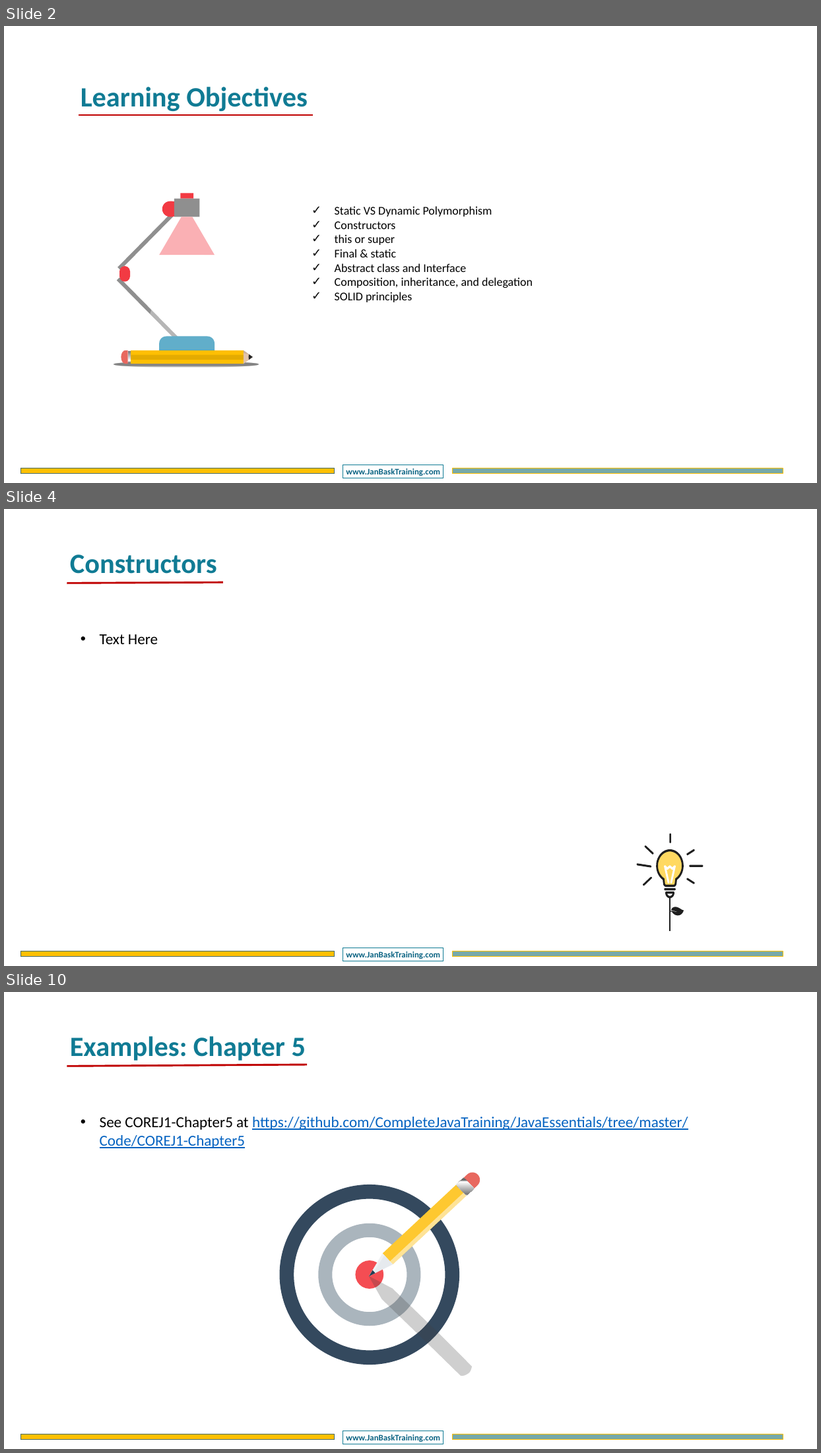
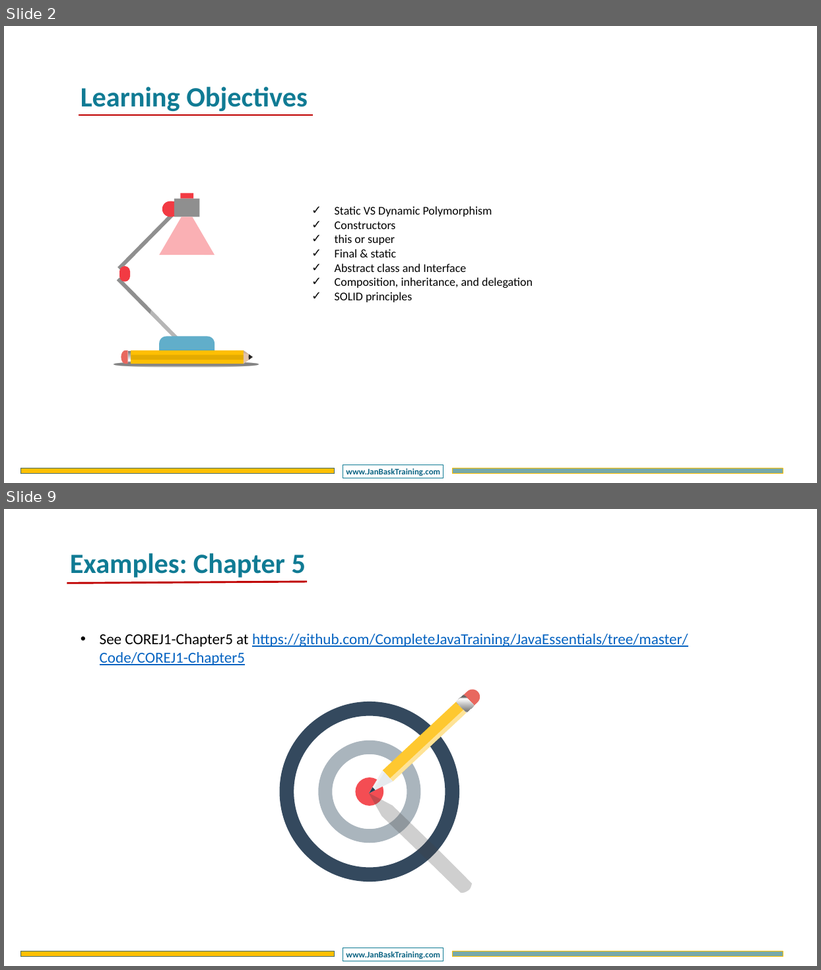
Before and after one commit to CompleteJavaTraining/JavaEssentials, a slide deck: slides/COREJ1/COREJ1 - Chapter5.pptx. Shown one above the other, each under a label of ours: slides 2, 4 and 10 before the commit, slides 2 and 9 after it; the slides between them are not shown. The pictures are 821x1453 and 821x970 pixels, drawn with LibreOffice and Linux fonts; fonts in the diff are those of the drawing; background and template pictures are left out. Boxes give left, top, right and bottom in pixels: in the first picture for what was removed or moved away, otherwise in the second. Text is boxed around its words. In the diff, an @@ line names an element or a change of style, - is before the commit and + after.

```diff
--- a/slides/COREJ1/COREJ1 - Chapter5.pptx
+++ b/slides/COREJ1/COREJ1 - Chapter5.pptx
@@ slide 4 removed at (4,509,817,966), background #FFFFFF; not listed: 3 template elements that a slide beside it also shows @@
@@ text removed at (70,555,217,574) @@
-Constructors
@@ line removed from (67, 583) to (223, 582) @@
@@ text removed at (100,634,158,644) @@
-• Text Here
@@ group removed at (637,834,704,931): 13 freeform shapes, 1 line @@
@@ what was slide 10 is now slide 9 @@
```
Also in this commit, not shown: 3 slides changed, 3 slides added, 3 other slides removed, 5 other files.
